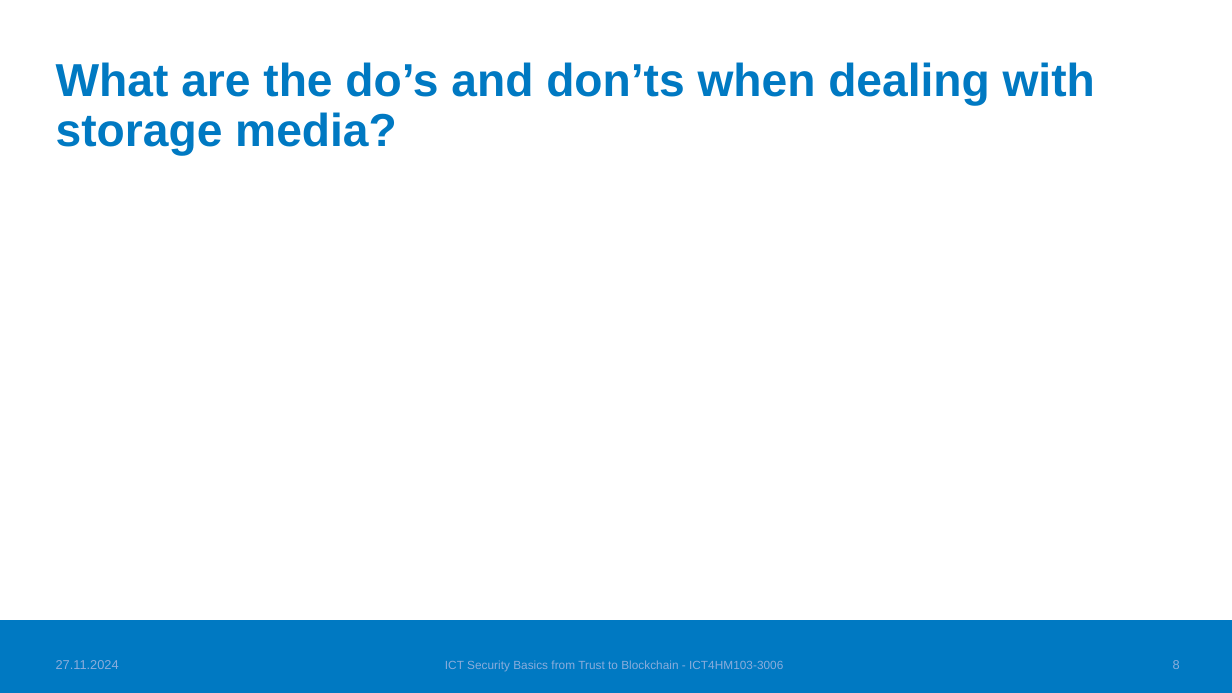
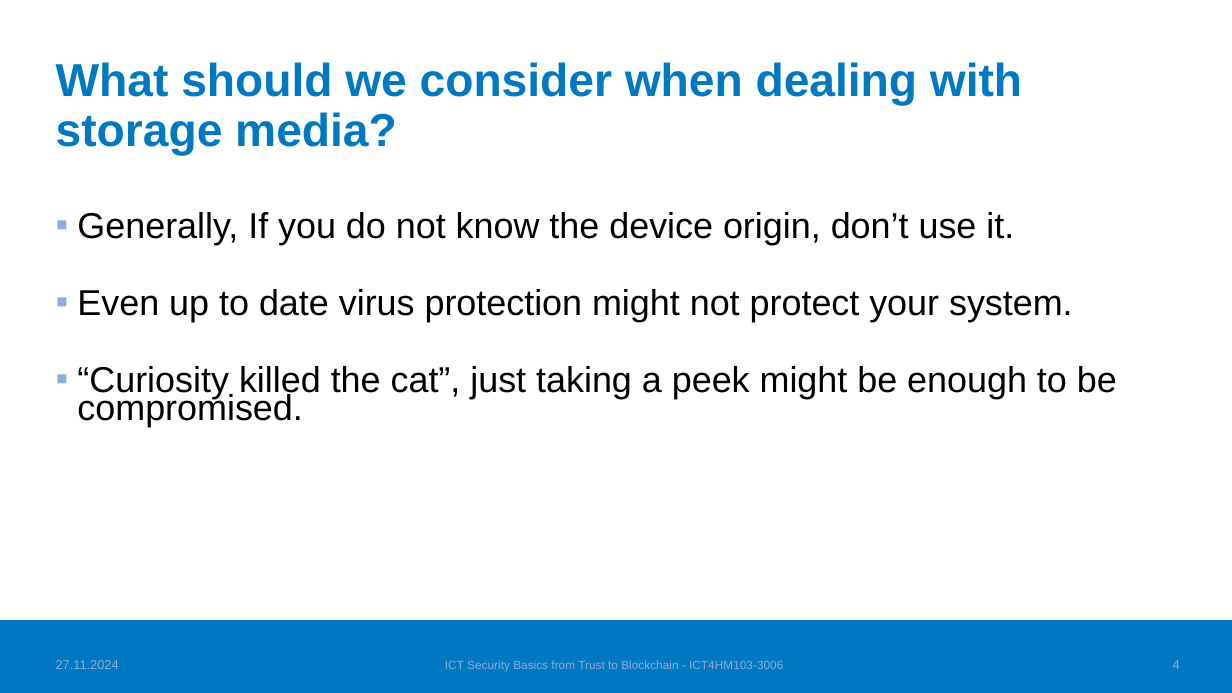
Before and after one commit to TatuE/Trust_to_Blockchain, a slide deck: slide 5 of class_presentation/Dont_trust_that_storage_medium.pptx (slide 9 before the commit). Drawn at 1232x693 pixels with LibreOffice and Linux fonts; fonts in the diff are those of the drawing; background and template pictures are left out. Boxes give left, top, right and bottom in pixels: in the first picture for what was removed or moved away, otherwise in the second. Text is boxed around its words. In the diff, an @@ line names an element or a change of style, - is before the commit and + after.

```diff
--- a/class_presentation/Dont_trust_that_storage_medium.pptx
+++ b/class_presentation/Dont_trust_that_storage_medium.pptx
@@ title at <box>56,62,1022,156</box>: text changed @@
-What are the do’s and don’ts when dealing with storage media?
+What should we consider when dealing with storage media?
@@ text added at <box>77,212,1117,427</box>, 28 pt, text #000000 @@
+▪ Generally, If you do not know the device origin, don’t use it.
+▪ Even up to date virus protection might not protect your system.
+▪ “Curiosity killed the cat”, just taking a peek might be enough to be compromised.
@@ page number at <box>1173,660,1180,669</box>: text changed @@
-8
+4
```
Also in this commit, not shown: 4 other slides changed, 2 slides added.
